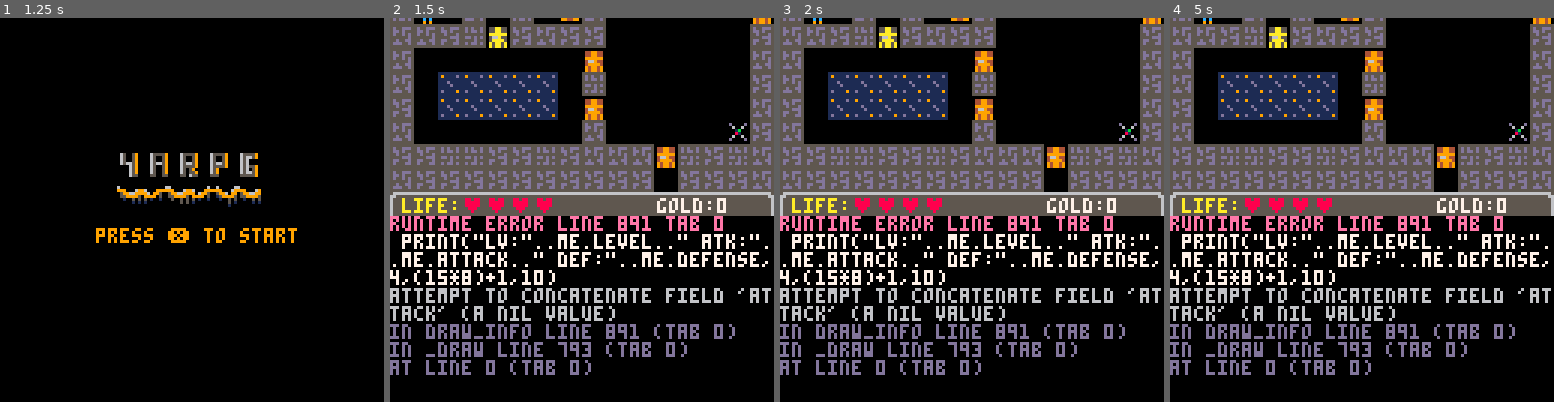
Above: before the commit, frames 1-4 (left to right).
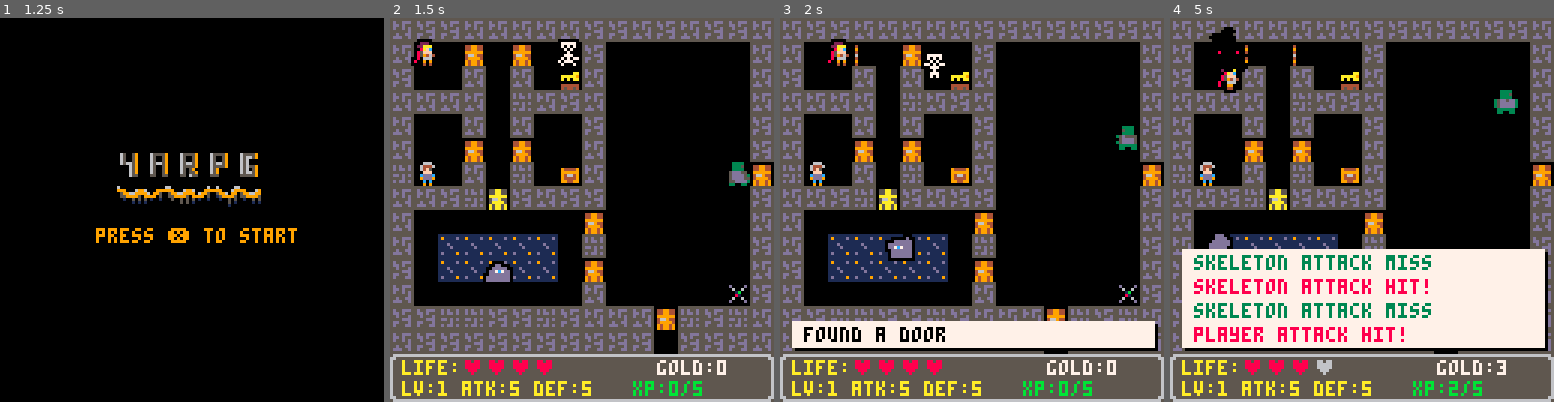
Above: after the commit, the same moments.

Repository: lauripaulo/pico8-games
Game: PICO-8 cartridge pico/yarpg/yarpg.p8
Two runs of this game, one before a commit and one after it. Both use one fixed random seed, a clock stepped at 60 frames per second and the inputs below.
Inputs:
- Up to frame 1 (1.25 s): tap X (X key) at 0.33, 1.07 s
- Up to frame 2 (1.5 s): no input
- Up to frame 3 (2 s): hold Right from 1.6 s (still down); tap X (X key) at 1.85 s
- Up to frame 4 (5 s): release Right at 2.1 s; hold Up 2.15-2.42 s; hold Right 2.47-3.03 s; tap X (X key) at 2.97, 4.08 s; hold Left 3.08-3.58 s; hold Down 3.63-3.97 s; hold Right 4.02-4.68 s; hold Up from 4.73 s (still down)

Frame 1 is identical in both runs. In frame 2, 65% of the frame differs, in the area x 0-100%, y 0-100%; in frame 3, 65%; in frame 4, 71%.
Error before the commit: runtime error line 891 tab 0; print("lv:"..me.level.." atk:"..me.attack.." def:"..me.defense,4,(15*8)+1,10); attempt to concatenate field 'attack' (a nil value)

Commit message:
Fix spelling errors in player attack attribute and update related references

Diff:
--- a/pico/yarpg/yarpg.p8
+++ b/pico/yarpg/yarpg.p8
@@ -47,7 +47,7 @@
 		gold=0,
 		bpress=false,
 		level=1,
-		atack=player_init_atack,
+		attack=player_init_attack,
 		defense=player_init_defense,
 		maxhp=player_init_maxhp,
 		hp=player_init_maxhp,
@@ -134,7 +134,7 @@
 mob_sprite_speed=.2
 
 -- player initial stats
-player_init_atack=5
+player_init_attack=5
 player_init_defense=5
 player_init_maxhp=4
 
@@ -421,7 +421,7 @@
 			colr=color_player_hit
 			sprn=spr_player_dead
 		end
-		local dmg=max(1,obj.atack)
+		local dmg=max(1,obj.attack)
 		addflt(target,"-"..dmg,colr)
 		addmsg(obj.name.." attack hit!",t,8)
 		target.hp-=dmg
@@ -452,7 +452,7 @@
 		me.xp-=me.xpnext
 		me.xpnext=flr(me.xpnext*1.5)
 		me.level+=1
-		me.atack+=1
+		me.attack+=1
 		me.defense+=1
 		me.maxhp+=1
 		me.hp=me.maxhp
@@ -642,7 +642,7 @@
 		mob.name="green ooze"
 		mob.level=1
 		mob.hp=3
-		mob.atack=1
+		mob.attack=1
 		mob.defense=2
 	elseif typ=="zombie" then
 		mob.sprs=spr_zombie
@@ -651,7 +651,7 @@
 		mob.name="zombie"
 		mob.level=2
 		mob.hp=2
-		mob.atack=1
+		mob.attack=1
 		mob.defense=3
 	else
 		mob.sprs=spr_skeleton
@@ -660,7 +660,7 @@
 		mob.name="skeleton"
 		mob.level=1
 		mob.hp=1
-		mob.atack=1
+		mob.attack=1
 		mob.defense=2
 	end
 	return mob
